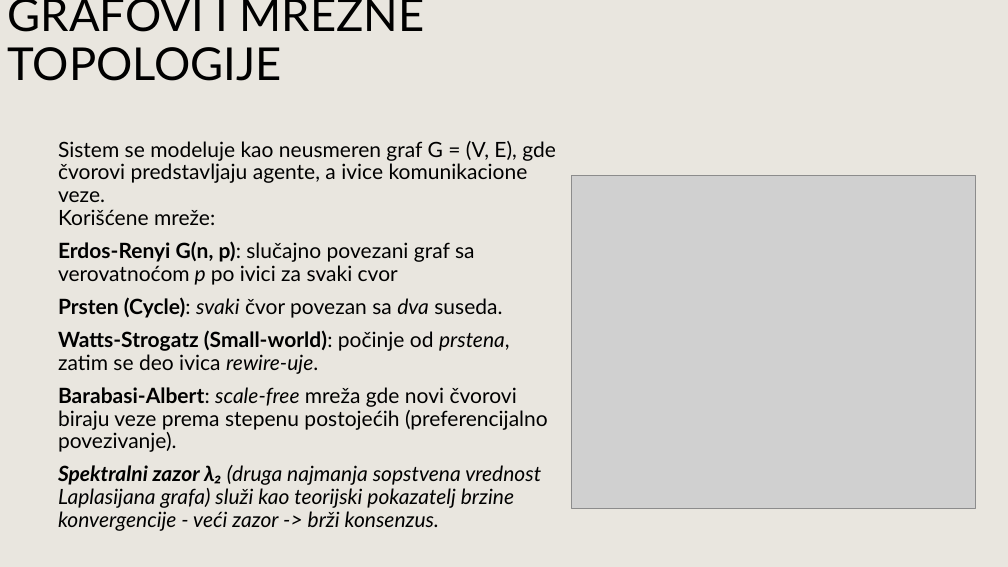
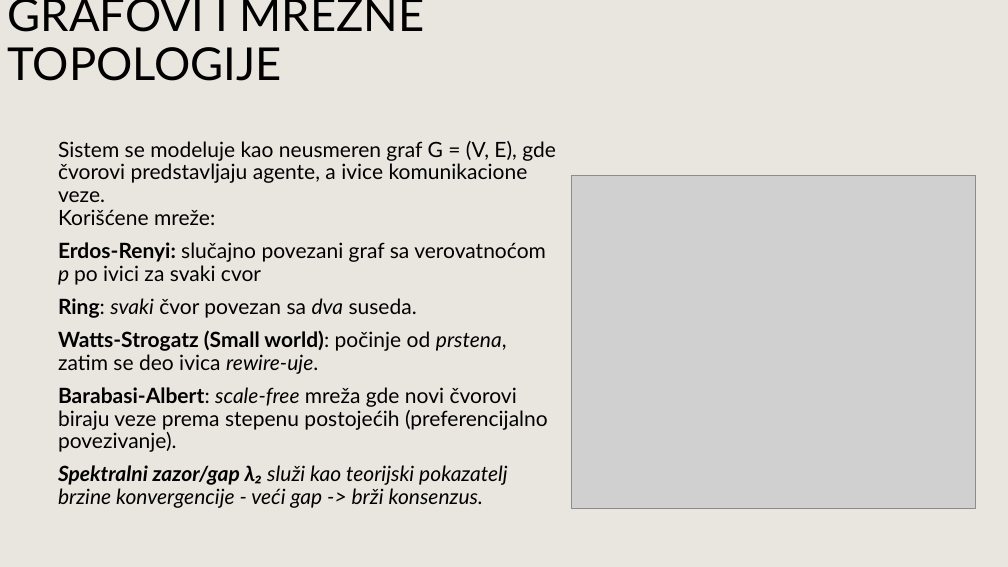
Before and after one commit to blizanac76/consensus-project, a slide deck: slide 4 of Projekat iz primenjenih teorija igara.pptx. Drawn at 1008x567 pixels with LibreOffice and Linux fonts; fonts in the diff are those of the drawing; grey boxes stand for pictures; background and template pictures are left out. Boxes give left, top, right and bottom in pixels: in the first picture for what was removed or moved away, otherwise in the second. Text is boxed around its words. In the diff, an @@ line names an element or a change of style, - is before the commit and + after.

```diff
--- a/Projekat iz primenjenih teorija igara.pptx
+++ b/Projekat iz primenjenih teorija igara.pptx
@@ text at [58, 242, 546, 374]: text changed @@
-Erdos-Renyi G(n, p): slučajno povezani graf sa verovatnoćom p po ivici za svaki cvor
-Prsten (Cycle): svaki čvor povezan sa dva suseda.
-Watts-Strogatz (Small-world): počinje od prstena, zatim se deo ivica rewire-uje.
+Erdos-Renyi: slučajno povezani graf sa verovatnoćom p po ivici za svaki cvor
+Ring: svaki čvor povezan sa dva suseda.
+Watts-Strogatz (Small world): počinje od prstena, zatim se deo ivica rewire-uje.
@@ text at [58, 465, 508, 508]: text changed @@
-Spektralni zazor λ₂ (druga najmanja sopstvena vrednost Laplasijana grafa) služi kao teorijski pokazatelj brzine konvergencije - veći zazor -> brži konsenzus.
+Spektralni zazor/gap λ₂ služi kao teorijski pokazatelj brzine konvergencije - veći gap -> brži konsenzus.
```
Also in this commit, not shown: 3 other slides changed, 6 slides added, 6 slides removed, 15 other files.
